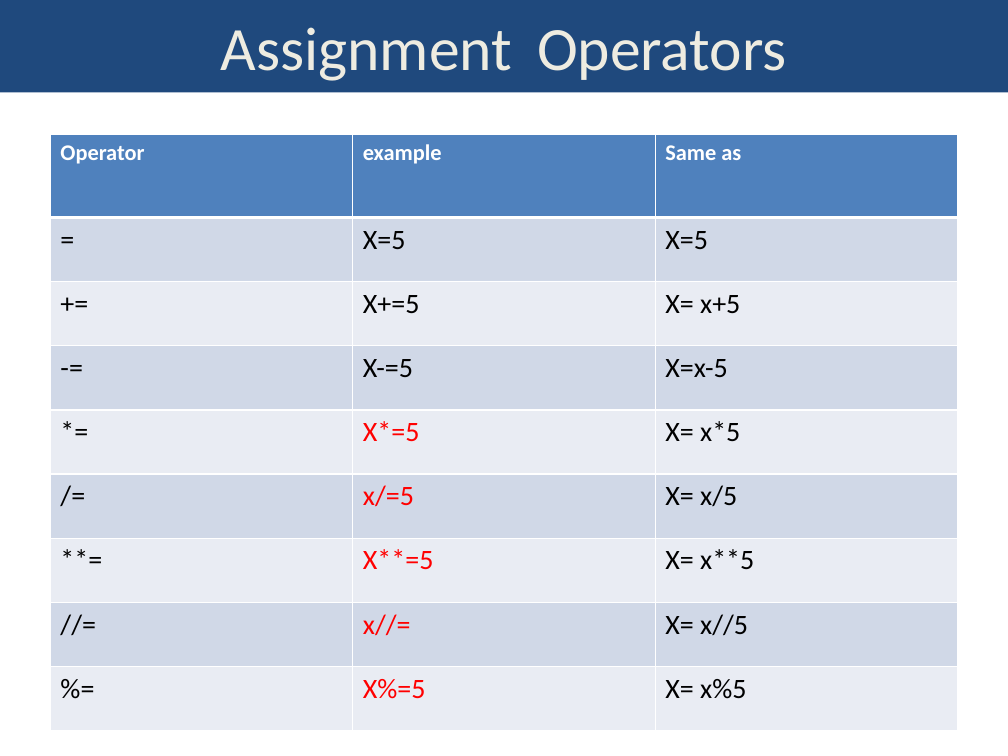
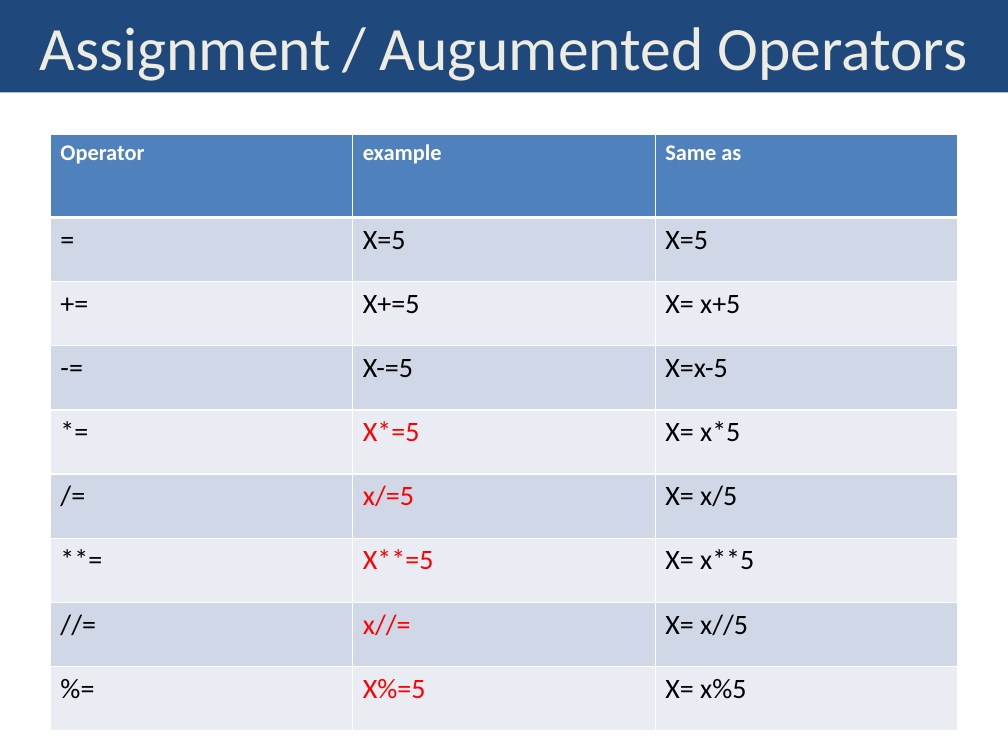
Before and after one commit to davcpscn/XI, a slide deck: slide 7 of Presentations/Operator & Expression.pptx. Drawn at 1008x756 pixels with LibreOffice and Linux fonts; fonts in the diff are those of the drawing. Boxes give left, top, right and bottom in pixels: in the first picture for what was removed or moved away, otherwise in the second. Text is boxed around its words. In the diff, an @@ line names an element or a change of style, - is before the commit and + after.

```diff
--- a/Presentations/Operator & Expression.pptx
+++ b/Presentations/Operator & Expression.pptx
@@ title at (40,27,967,81): text changed @@
-Assignment Operators
+Assignment / Augumented Operators
```
Also in this commit, not shown: 2 other slides changed, 4 other files.
